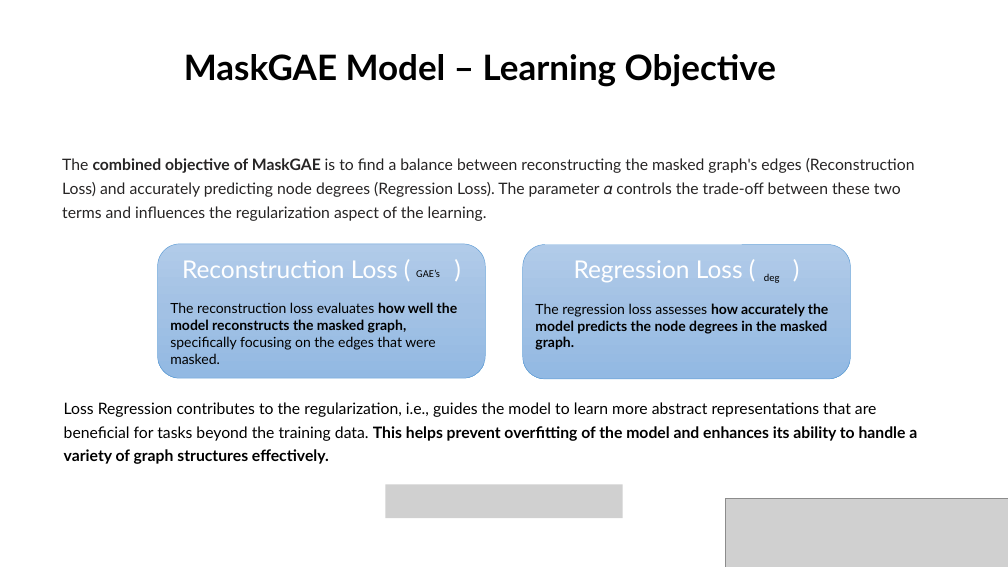
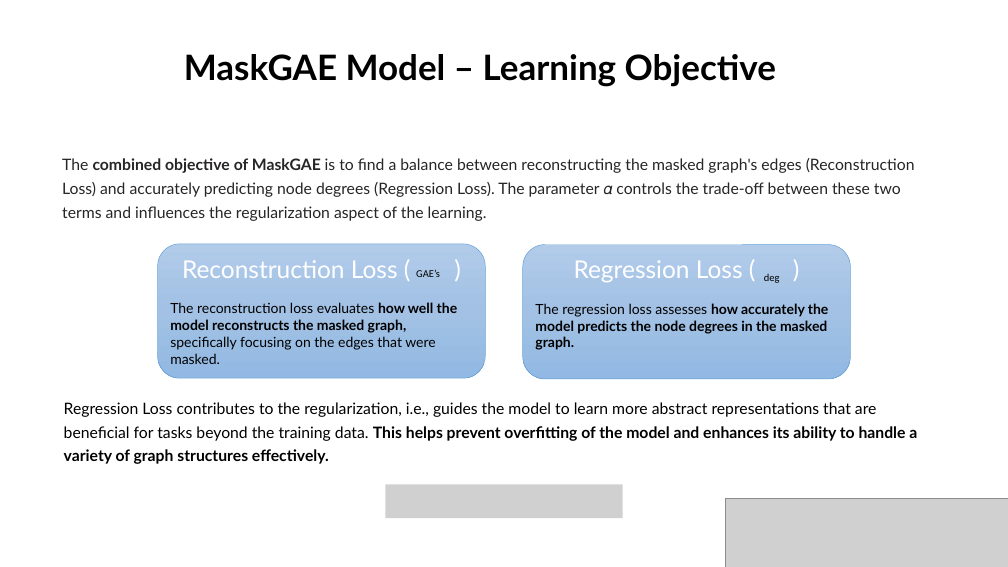
Before and after one commit to gilseg10/BraudeProject, a slide deck: slide 15 of Graph reconstruction with MaskGAE_.pptx (slide 14 before the commit). Drawn at 1008x567 pixels with LibreOffice and Linux fonts; fonts in the diff are those of the drawing; grey boxes stand for pictures; background and template pictures are left out. Boxes give left, top, right and bottom in pixels: in the first picture for what was removed or moved away, otherwise in the second. Text is boxed around its words. In the diff, an @@ line names an element or a change of style, - is before the commit and + after.

```diff
--- a/Graph reconstruction with MaskGAE_.pptx
+++ b/Graph reconstruction with MaskGAE_.pptx
@@ text at [64,402,917,464]: text changed @@
-Loss Regression contributes to the regularization, i.e., guides the model to learn more abstract representations that are beneficial for tasks beyond the training data. This helps prevent overfitting of the model and enhances its ability to handle a variety of graph structures effectively.
+Regression Loss contributes to the regularization, i.e., guides the model to learn more abstract representations that are beneficial for tasks beyond the training data. This helps prevent overfitting of the model and enhances its ability to handle a variety of graph structures effectively.
```
Also in this commit, not shown: 13 other slides changed, 1 slide added, 1 other file.
